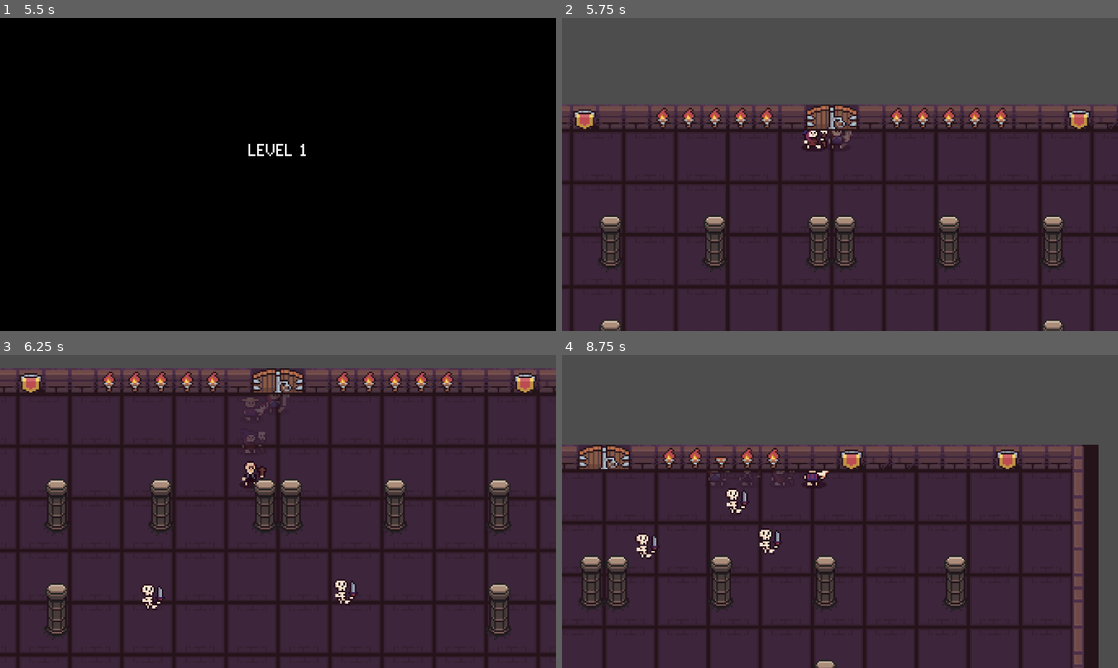
Above: before the commit, frames 1-4 (two rows, left to right).
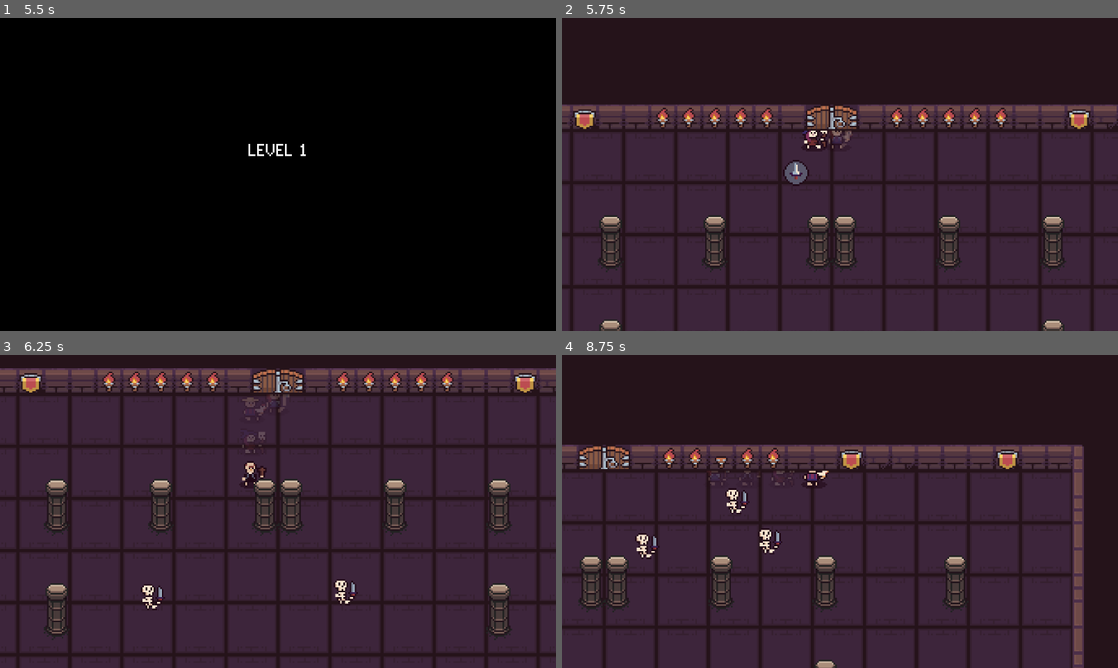
Above: after the commit, the same moments.

Repository: phoenixstears/chrono-crawlers
Game: Godot game, scene res://Scenes/MainMenu.tscn
The game is run twice, just before and just after one commit, with the same random seed, the same clock (stepped at 60 frames per second) and the same inputs.
Inputs (mouse positions are in pixels of both pictures, inside the frame that each line leads up to):
- Up to frame 1 (5.5 s): click "New Game" at 0.5 s; tap Enter at 1.25, 2.75, 4.25 s; move the mouse to (400, 158) at 1.27 s; hold D (right) 1.28-2.03 s; tap 1 (1) at 1.35, 4.55, 5.1 s; tap 2 (2) at 1.55, 2.1, 5.3 s; tap Space at 2, 3.5, 5 s; move the mouse to (166, 190) at 2.02 s; hold S (down) 2.03-2.78 s; tap 3 (3) at 2.3, 2.85 s; move the mouse to (333, 105) at 2.77 s; hold D (right) 2.78-3.53 s; tap 4 (4) at 3.05, 3.6 s; move the mouse to (250, 237) at 3.52 s; hold W (up) 3.53-4.28 s; tap E (interact) at 3.8, 4.35 s; move the mouse to (444, 221) at 4.27 s; hold A (left) from 4.28 s (still down); move the mouse to (111, 127) at 5.02 s
- Up to frame 2 (5.75 s): keep holding A (left)
- Up to frame 3 (6.25 s): move the mouse to (305, 511) at 5.77 s; release A (left) at 5.78 s; hold S (down) from 5.78 s (still down); tap 2 (2) at 5.85 s; tap 3 (3) at 6.05 s
- Up to frame 4 (8.75 s): move the mouse to (756, 433) at 6.52 s; release S (down) at 6.53 s; hold D (right) 6.53-7.28 s; tap 3 (3) at 6.6 s; tap 4 (4) at 6.8, 7.35 s; move the mouse to (962, 495) at 7.27 s; hold W (up) 7.28-8.03 s; tap E (interact) at 7.55, 8.1 s; move the mouse to (728, 527) at 8.02 s; hold D (right) from 8.03 s (still down); tap 1 (1) at 8.3 s

Frame 1 is identical in both runs. In frame 2, 28% of the frame differs, in the area x 0-100%, y 0-54%; in frame 3, 4.2%; in frame 4, 31%, in the area x 0-100%, y 0-100%.

Commit message:
add powerups

Diff:
--- a/Scenes/Chest.tscn
+++ b/Scenes/Chest.tscn
@@ -1,6 +1,7 @@
-[gd_scene load_steps=5 format=3 uid="uid://cn3euh2ggso1i"]
+[gd_scene load_steps=6 format=3 uid="uid://cn3euh2ggso1i"]
 
 [ext_resource type="Texture2D" uid="uid://brnmtpny50os4" path="res://sprites/Tiles/Dungeon_Tileset_at-export.png" id="1_ghm5h"]
+[ext_resource type="Script" uid="uid://b8tfcv32e3rpp" path="res://Scenes/chest.gd" id="1_mr3w3"]
 
 [sub_resource type="AtlasTexture" id="AtlasTexture_mr3w3"]
 atlas = ExtResource("1_ghm5h")
@@ -20,9 +21,10 @@
 [sub_resource type="RectangleShape2D" id="RectangleShape2D_2bf1p"]
 size = Vector2(16, 16)
 
-[node name="Chest" type="StaticBody2D"]
+[node name="Chest" type="StaticBody2D" groups=["Chest"]]
 z_index = 4
 collision_layer = 4
+script = ExtResource("1_mr3w3")
 
 [node name="AnimatedSprite2D" type="AnimatedSprite2D" parent="."]
 sprite_frames = SubResource("SpriteFrames_fqgxf")
--- a/Scenes/Level1.tscn
+++ b/Scenes/Level1.tscn
@@ -1,10 +1,11 @@
-[gd_scene load_steps=8 format=3 uid="uid://bkx8ncfw3c2ha"]
+[gd_scene load_steps=9 format=3 uid="uid://bkx8ncfw3c2ha"]
 
 [ext_resource type="AudioStream" uid="uid://dbdrmnmctydtu" path="res://OST/dungeon_idle.ogg" id="1_2llne"]
 [ext_resource type="Script" uid="uid://bewpx7hr07rrv" path="res://Scenes/level_1.gd" id="1_bdlbp"]
 [ext_resource type="PackedScene" uid="uid://bjpcy026ui4iq" path="res://Scenes/Player.tscn" id="3_joc8x"]
 [ext_resource type="AudioStream" uid="uid://cjobj28vq0wmf" path="res://OST/dungeon_fight.ogg" id="3_ysn8j"]
 [ext_resource type="PackedScene" uid="uid://ceblrkcjtni8w" path="res://Scenes/Room_1.tscn" id="6_t3or0"]
+[ext_resource type="PackedScene" uid="uid://c37gmdxo7oqc0" path="res://Scenes/PowerupAttack.tscn" id="8_6ll4n"]
 [ext_resource type="FontFile" uid="uid://dobwvaegybdn6" path="res://fonts/C&C Red Alert [INET].ttf" id="9_kylad"]
 [ext_resource type="Script" uid="uid://dodvy3t3yb0ts" path="res://Scenes/pause_menu.gd" id="10_2h8qs"]
 
@@ -53,3 +54,6 @@
 
 [node name="Level" parent="." instance=ExtResource("6_t3or0")]
 position = Vector2(4834, 3612)
+
+[node name="PowerupAttack" parent="." instance=ExtResource("8_6ll4n")]
+position = Vector2(-27, 22)
--- a/Scenes/MusicPlayer.tscn
+++ b/Scenes/MusicPlayer.tscn
@@ -1,8 +1,9 @@
-[gd_scene load_steps=4 format=3 uid="uid://do4edvbt82peb"]
+[gd_scene load_steps=5 format=3 uid="uid://do4edvbt82peb"]
 
 [ext_resource type="Script" uid="uid://co5lfs67tb7um" path="res://scripts/music_player.gd" id="1_5psdy"]
 [ext_resource type="AudioStream" uid="uid://c0hs618cv1gc7" path="res://OST/menu_music.ogg" id="2_w8kvg"]
 [ext_resource type="AudioStream" uid="uid://c8tr11ycw4ldk" path="res://SFX/door_open.wav" id="3_sd74s"]
+[ext_resource type="AudioStream" uid="uid://dlwo0rsmt3oiw" path="res://SFX/powerup.wav" id="4_mcmw5"]
 
 [node name="MusicPlayer" type="Node"]
 script = ExtResource("1_5psdy")
@@ -13,3 +14,6 @@
 
 [node name="DoorOpen" type="AudioStreamPlayer" parent="."]
 stream = ExtResource("3_sd74s")
+
+[node name="Powerup" type="AudioStreamPlayer" parent="."]
+stream = ExtResource("4_mcmw5")
--- /dev/null
+++ b/Scenes/PowerupAttack.tscn
@@ -0,0 +1,19 @@
+[gd_scene load_steps=4 format=3 uid="uid://c37gmdxo7oqc0"]
+
+[ext_resource type="Script" uid="uid://dkx1t843ptaab" path="res://Scenes/powerup_attack.gd" id="1_d2f7l"]
+[ext_resource type="Texture2D" uid="uid://dmvgqgqpc8cy5" path="res://sprites/Powerups/sword_powerup.png" id="2_dp37d"]
+
+[sub_resource type="RectangleShape2D" id="RectangleShape2D_d2f7l"]
+size = Vector2(16, 16)
+
+[node name="PowerupAttack" type="Area2D"]
+z_index = 4
+script = ExtResource("1_d2f7l")
+
+[node name="Sprite2D" type="Sprite2D" parent="."]
+texture = ExtResource("2_dp37d")
+
+[node name="CollisionShape2D" type="CollisionShape2D" parent="."]
+shape = SubResource("RectangleShape2D_d2f7l")
+
+[connection signal="body_entered" from="." to="." method="_on_body_entered"]
--- /dev/null
+++ b/Scenes/PowerupSpecial.tscn
@@ -0,0 +1,19 @@
+[gd_scene load_steps=4 format=3 uid="uid://cisqq5nurggc5"]
+
+[ext_resource type="Script" uid="uid://2p6ilqipp7c7" path="res://Scenes/powerup_special.gd" id="1_nyxkr"]
+[ext_resource type="Texture2D" uid="uid://dung5kqhivx8b" path="res://sprites/Powerups/clock_powerup.png" id="1_pmkrg"]
+
+[sub_resource type="RectangleShape2D" id="RectangleShape2D_nyxkr"]
+size = Vector2(16, 16)
+
+[node name="PowerupSpecial" type="Area2D"]
+z_index = 4
+script = ExtResource("1_nyxkr")
+
+[node name="Sprite2D" type="Sprite2D" parent="."]
+texture = ExtResource("1_pmkrg")
+
+[node name="CollisionShape2D" type="CollisionShape2D" parent="."]
+shape = SubResource("RectangleShape2D_nyxkr")
+
+[connection signal="body_entered" from="." to="." method="_on_body_entered"]
--- /dev/null
+++ b/Scenes/PowerupSpeed.tscn
@@ -0,0 +1,19 @@
+[gd_scene load_steps=4 format=3 uid="uid://c11n7jc3pxjfs"]
+
+[ext_resource type="Script" uid="uid://dubxxtcmomb2n" path="res://Scenes/powerup_speed.gd" id="1_2nf5k"]
+[ext_resource type="Texture2D" uid="uid://d2rv0f61dpmch" path="res://sprites/Powerups/wing.png" id="1_5ntv4"]
+
+[sub_resource type="RectangleShape2D" id="RectangleShape2D_2nf5k"]
+size = Vector2(16, 16)
+
+[node name="PowerupSpeed" type="Area2D"]
+z_index = 4
+script = ExtResource("1_2nf5k")
+
+[node name="Sprite2D" type="Sprite2D" parent="."]
+texture = ExtResource("1_5ntv4")
+
+[node name="CollisionShape2D" type="CollisionShape2D" parent="."]
+shape = SubResource("RectangleShape2D_2nf5k")
+
+[connection signal="body_entered" from="." to="." method="_on_body_entered"]
--- a/Scenes/Room_1.tscn
+++ b/Scenes/Room_1.tscn
@@ -3200,3 +3200,11 @@
 [node name="Pillar" parent="." instance=ExtResource("13_pfhkt")]
 z_index = 4
 position = Vector2(-4605, -3116)
+
+[node name="ColorRect" type="ColorRect" parent="."]
+z_index = -5
+offset_left = -5479.0
+offset_top = -3812.0
+offset_right = -2224.0
+offset_bottom = -1517.0
+color = Color(0.145098, 0.0745098, 0.101961, 1)
--- /dev/null
+++ b/Scenes/chest.gd
@@ -0,0 +1,28 @@
+extends StaticBody2D
+
+var atk_scene = preload("res://Scenes/PowerupAttack.tscn")
+var atk = atk_scene.instantiate()
+var spd_scene = preload("res://Scenes/PowerupSpeed.tscn")
+var spd = spd_scene.instantiate()
+var clock_scene = preload("res://Scenes/PowerupSpecial.tscn")
+var clock = clock_scene.instantiate()
+
+
+func _ready():
+	randomize()
+
+func open():
+	var random = randi_range(1,3)
+	match random:
+		1:
+			get_parent().add_child(atk)
+			atk.global_position = global_position
+			queue_free()
+		2:
+			get_parent().add_child(spd)
+			spd.global_position = global_position
+			queue_free()
+		3:
+			get_parent().add_child(clock)
+			clock.global_position = global_position
+			queue_free()
--- a/Scenes/level_1.gd
+++ b/Scenes/level_1.gd
@@ -151,7 +151,6 @@
 			$Player.show_dialogue("Wow, the boss room already? That was easy!")
 		spawn_boss()
 	if current_wave_1 <= 2:
-		print(current_wave_1)
 		if get_tree().get_nodes_in_group("Enemy").is_empty():
 			spawn_wave_1()
 	elif room1_cleared == false and get_tree().get_nodes_in_group("Enemy").is_empty():
--- /dev/null
+++ b/Scenes/powerup_attack.gd
@@ -0,0 +1,7 @@
+extends Area2D
+
+
+func _on_body_entered(body: Node2D) -> void:
+	if body.is_in_group("Player"):
+		MusicPlayer.playPowerup()
+		queue_free()
--- /dev/null
+++ b/Scenes/powerup_special.gd
@@ -0,0 +1,7 @@
+extends Area2D
+
+
+func _on_body_entered(body: Node2D) -> void:
+	if body.is_in_group("Player"):
+		MusicPlayer.playPowerup()
+		queue_free()
--- /dev/null
+++ b/Scenes/powerup_speed.gd
@@ -0,0 +1,7 @@
+extends Area2D
+
+
+func _on_body_entered(body: Node2D) -> void:
+	if body.is_in_group("Player"):
+		MusicPlayer.playPowerup()
+		queue_free()
--- a/project.godot
+++ b/project.godot
@@ -32,6 +32,7 @@
 Door=""
 Player=""
 Pillar=""
+Chest=""
 
 [input]
 
--- a/scripts/Player/player.gd
+++ b/scripts/Player/player.gd
@@ -64,8 +64,21 @@
 		var door = check_if_door_close()
 		if door != null and door.unlocked:
 			door.open()
+		var chest = check_if_chest_close()
+		if chest != null:
+			chest.open()
+			if Global.level == 2:
+				await get_tree().create_timer(0.5).timeout
+				show_dialogue("The torches in this dungeon are set up really weirdly..")
+				await get_tree().create_timer(5.0).timeout
+				show_dialogue("523423...hm...")
 	check_for_pillar()
 
+func check_if_chest_close():
+	for body in get_tree().get_nodes_in_group("Chest"):
+		if global_position.distance_to(body.global_position) < 20:
+			return body
+	return null
 
 func check_for_pillar():
 	if !saw_pillar and Global.level > 0:
--- a/scripts/music_player.gd
+++ b/scripts/music_player.gd
@@ -9,3 +9,6 @@
 
 func playDoorOpen():
 	$DoorOpen.play()
+
+func playPowerup():
+	$Powerup.play()
Not shown, added: Scenes/chest.gd.uid
Not shown, added: Scenes/powerup_attack.gd.uid
Not shown, added: Scenes/powerup_special.gd.uid
Not shown, added: Scenes/powerup_speed.gd.uid
